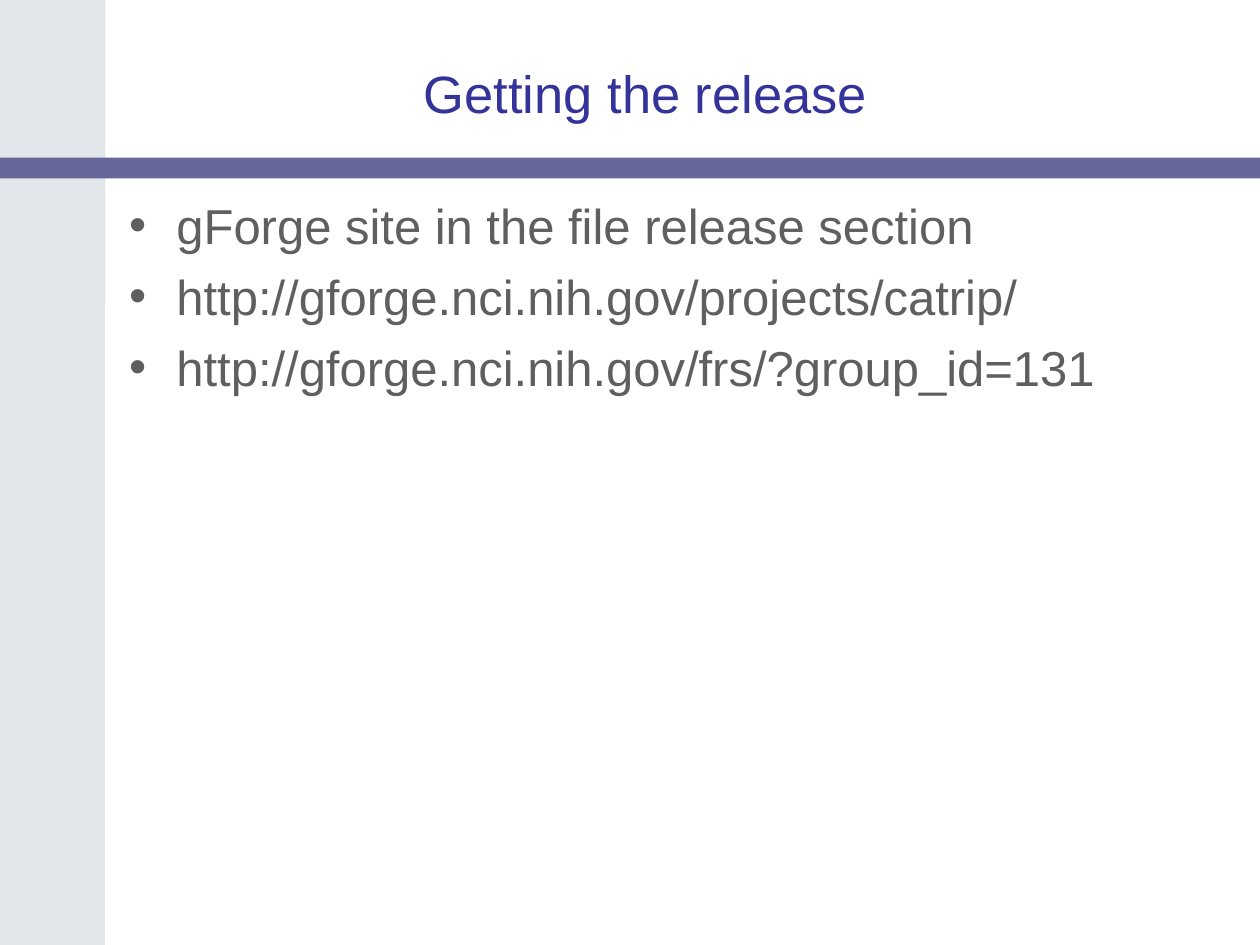
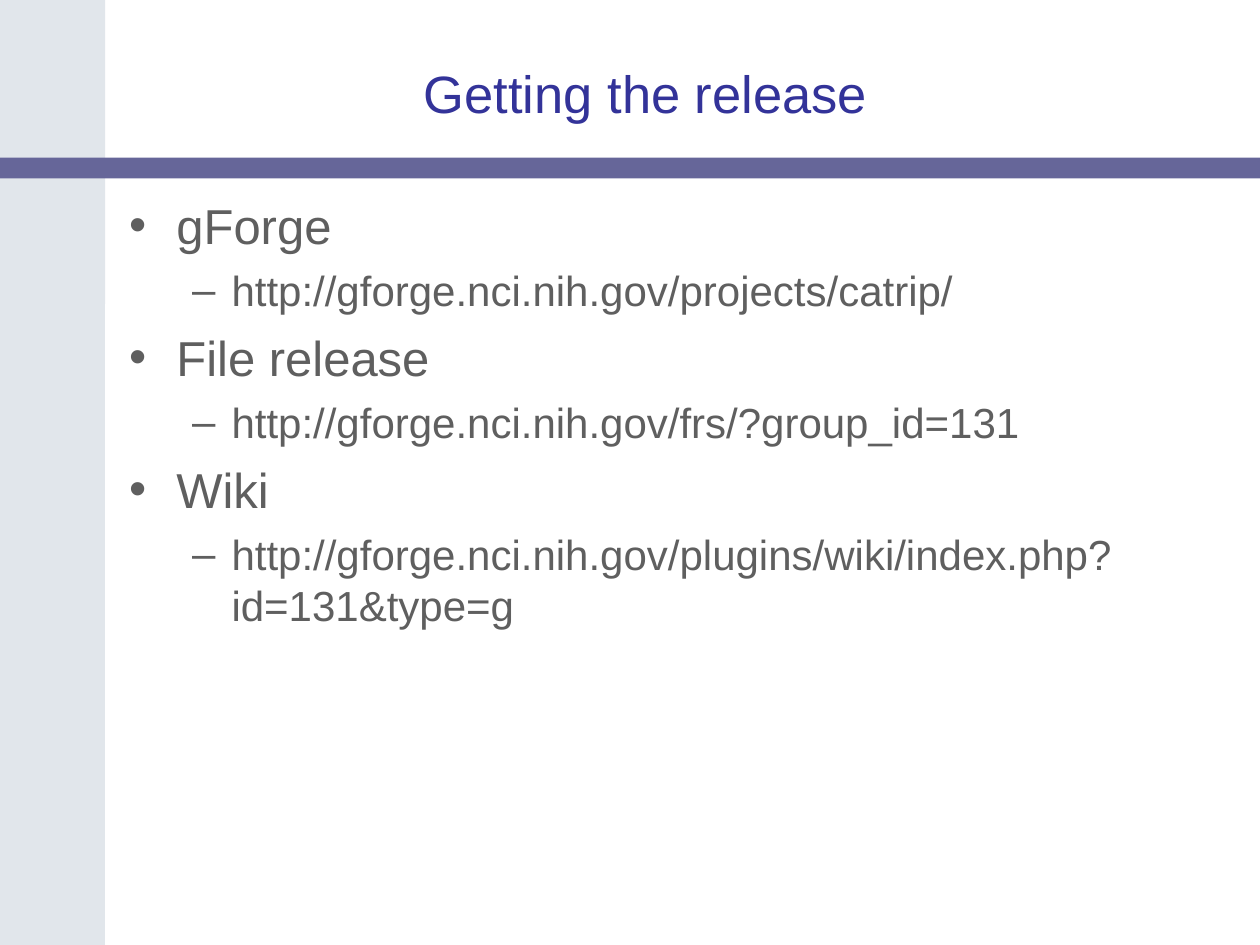
Before and after one commit to NCIP/catrip, a slide deck: slide 24 of catrip/documentation/presentations/catrip_alpha_demo_2006_08_11/catrip_alpha_demo_2006_08_11.ppt. Drawn at 1260x945 pixels with LibreOffice and Linux fonts; fonts in the diff are those of the drawing; background and template pictures are left out. Boxes give left, top, right and bottom in pixels: in the first picture for what was removed or moved away, otherwise in the second. Text is boxed around its words. In the diff, an @@ line names an element or a change of style, - is before the commit and + after.

```diff
--- a/catrip/documentation/presentations/catrip_alpha_demo_2006_08_11/catrip_alpha_demo_2006_08_11.ppt
+++ b/catrip/documentation/presentations/catrip_alpha_demo_2006_08_11/catrip_alpha_demo_2006_08_11.ppt
@@ text at [176,210,331,254]: text changed @@
-• gForge site in the file release section
+• gForge
@@ text at [232,275,1020,447]: size 28 to 24 pt in "http://gforge.nci.nih.gov/projects/catrip/", "http://gforge.nci.nih.gov/frs/?group_id=131"; bullet • to –; list level 1 to 2 in "http://gforge.nci.nih.gov/projects/catrip/"; list level 1 to 2 in "http://gforge.nci.nih.gov/frs/?group_id=131" @@
@@ text at [176,340,430,377]: paragraph added @@
+• File release
@@ text at [176,472,1112,629]: paragraphs added @@
+• Wiki
+  – http://gforge.nci.nih.gov/plugins/wiki/index.php?id=131&type=g
```
Also in this commit, not shown: 14 other slides changed.
